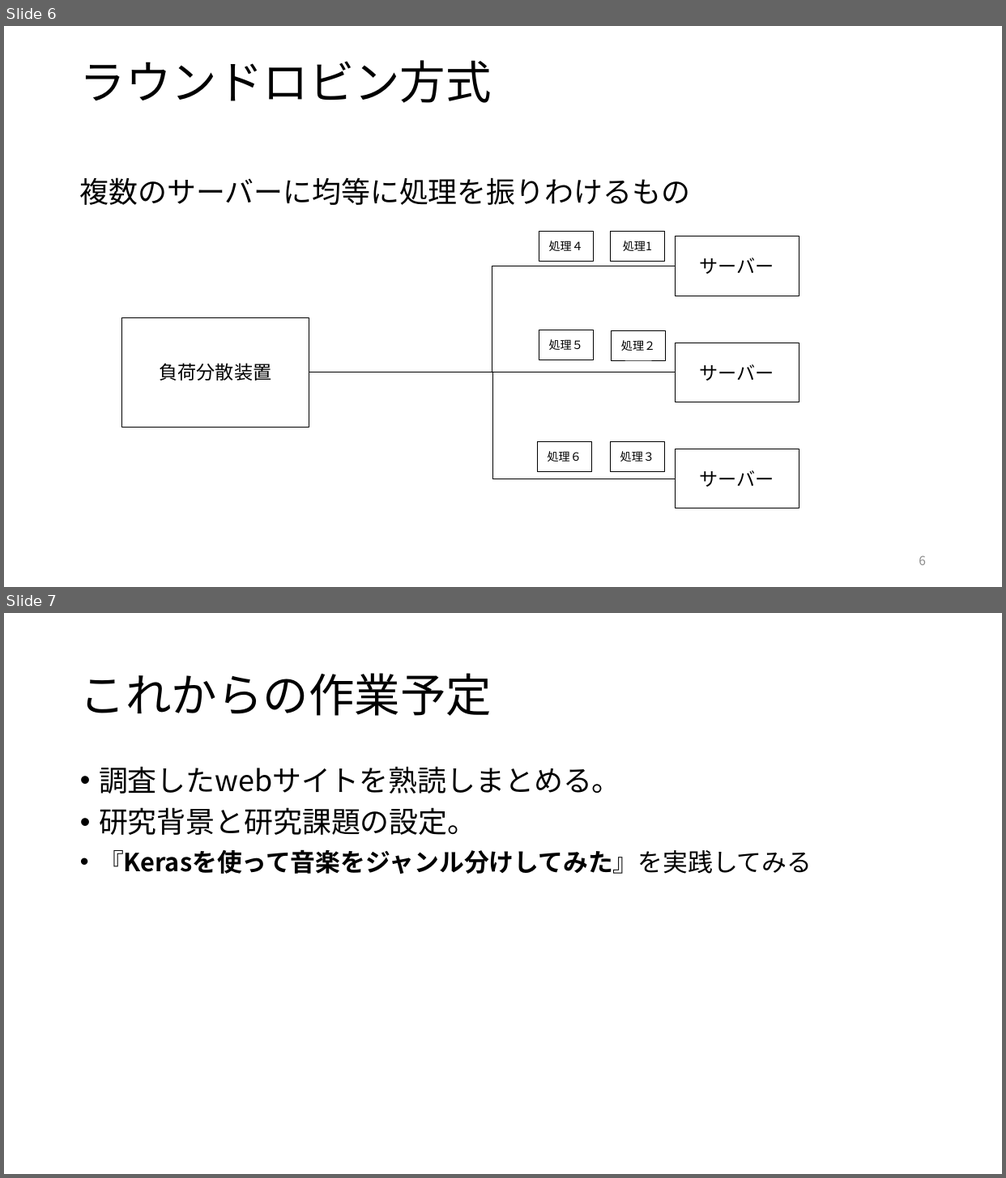
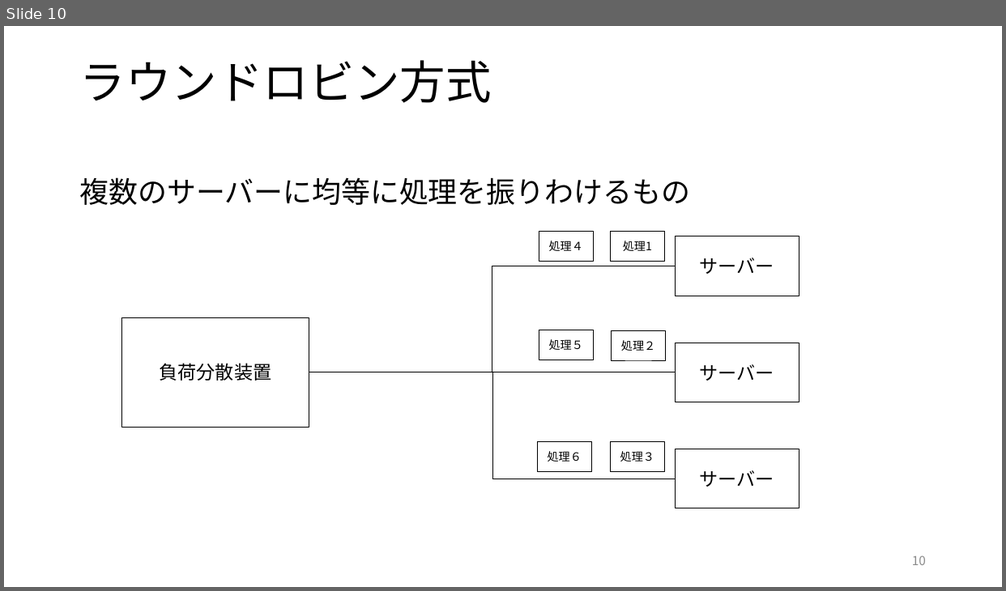
Before and after one commit to kait-takanolab/1821144-yoshii-thesis, a slide deck: 1821144_yoshii_sotsuken_618.pptx. Shown one above the other, each under a label of ours: slides 6 and 7 before the commit, slide 10 after it. The pictures are 1006x1178 and 1006x591 pixels, drawn with LibreOffice and Linux fonts; fonts in the diff are those of the drawing. Boxes give left, top, right and bottom in pixels: in the first picture for what was removed or moved away, otherwise in the second. Text is boxed around its words. In the diff, an @@ line names an element or a change of style, - is before the commit and + after.

```diff
--- a/1821144_yoshii_sotsuken_618.pptx
+++ b/1821144_yoshii_sotsuken_618.pptx
@@ slide 7 removed at [4,613,1002,1174], background #FFFFFF @@
@@ title removed at [80,673,492,716] @@
-これからの作業予定
@@ text removed at [99,766,812,874] @@
-• 調査したwebサイトを熟読しまとめる。
-• 研究背景と研究課題の設定。
-• 『Kerasを使って音楽をジャンル分けしてみた』を実践してみる
@@ what was slide 6 is now slide 10 @@
@@ page number at [912,556,926,565]: text changed @@
-6
+10
```
Also in this commit, not shown: 2 slides changed, 4 slides added.
